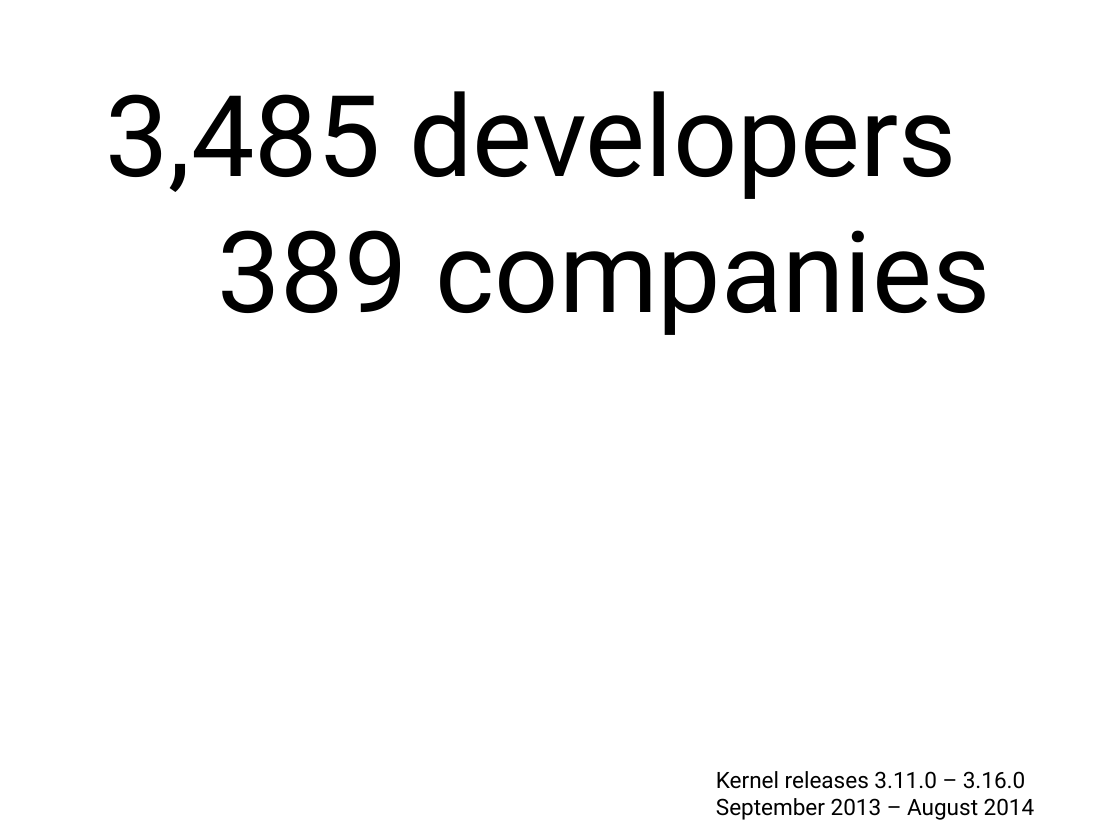
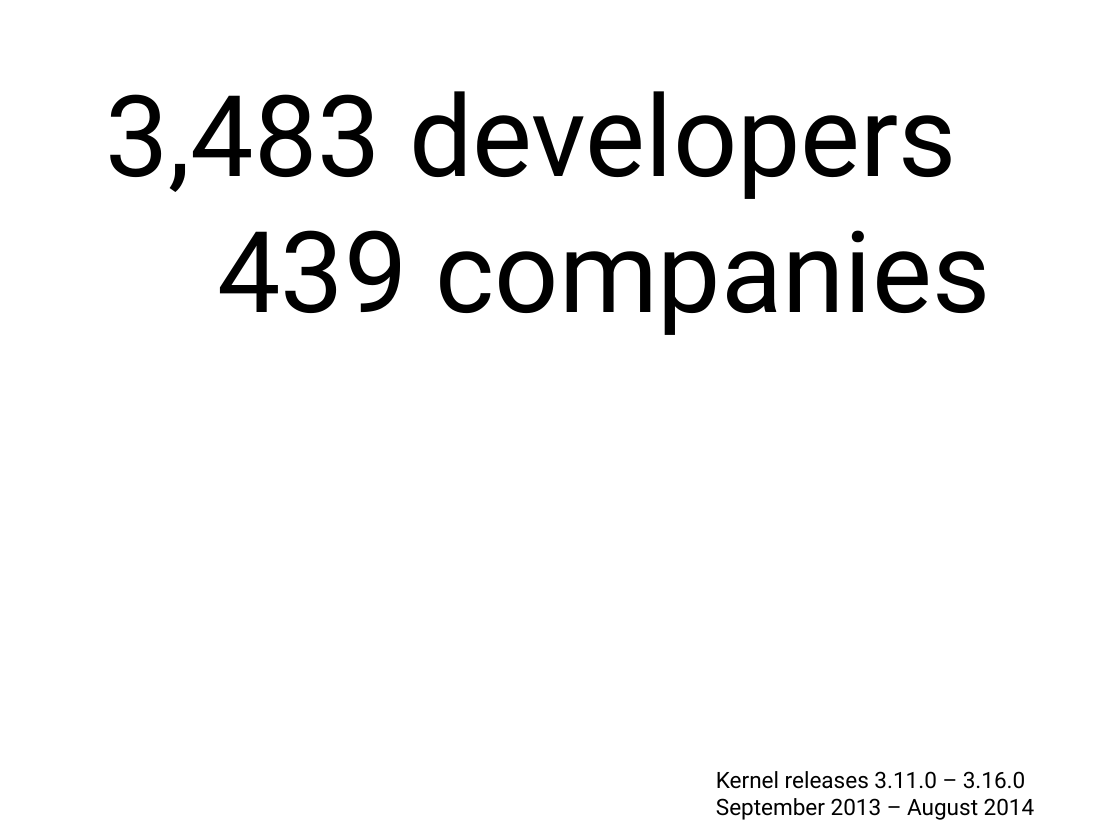
Before and after one commit to gregkh/kernel-development, a slide deck: slide 3 of kernel-development.odp. Drawn at 1120x840 pixels with LibreOffice and Linux fonts; fonts in the diff are those of the drawing. Boxes give left, top, right and bottom in pixels: in the first picture for what was removed or moved away, otherwise in the second. Text is boxed around its words. In the diff, an @@ line names an element or a change of style, - is before the commit and + after.

```diff
--- a/kernel-development.odp
+++ b/kernel-development.odp
@@ text at [105,91,991,335]: text changed @@
-3,485 developers
-389 companies
+3,483 developers
+439 companies
```
Also in this commit, not shown: 1 other slide changed, 1 other file.
